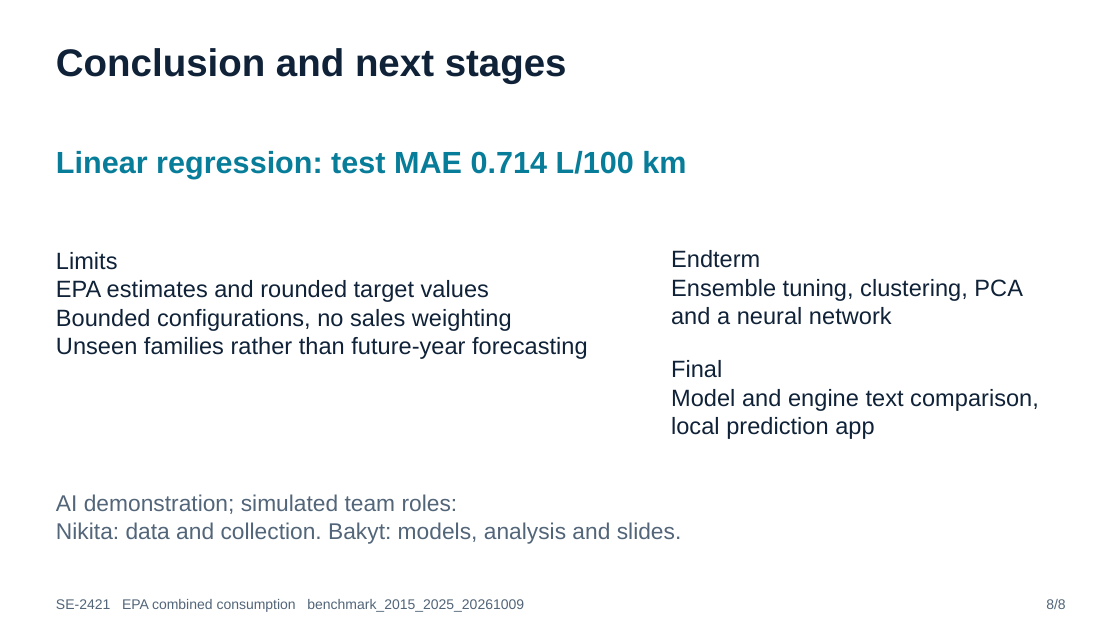
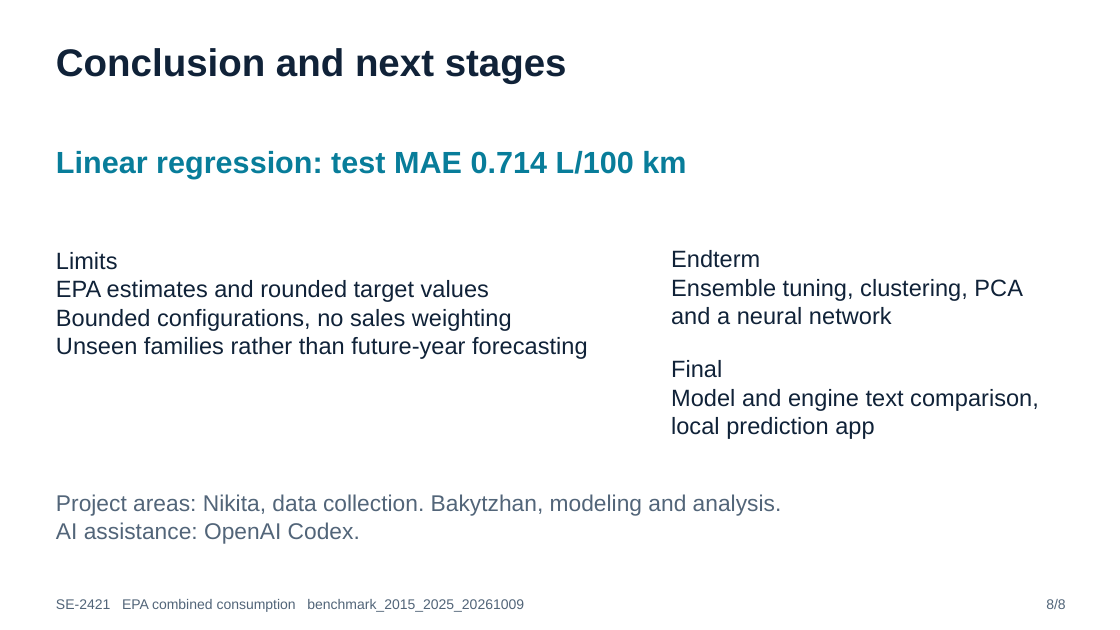
Before and after one commit to Nikeka-git/epa-fuel-consumption-se2421, a slide deck: slide 8 of reports/slides/midterm_v1.pptx. Drawn at 1120x630 pixels with LibreOffice and Linux fonts; fonts in the diff are those of the drawing. Boxes give left, top, right and bottom in pixels: in the first picture for what was removed or moved away, otherwise in the second. Text is boxed around its words. In the diff, an @@ line names an element or a change of style, - is before the commit and + after.

Commit message:
Polish project documentation and presentation for portfolio publication

```diff
--- a/reports/slides/midterm_v1.pptx
+++ b/reports/slides/midterm_v1.pptx
@@ text at (56,494,782,544): text changed @@
-AI demonstration; simulated team roles:
-Nikita: data and collection. Bakyt: models, analysis and slides.
+Project areas: Nikita, data collection. Bakytzhan, modeling and analysis.
+AI assistance: OpenAI Codex.
```
Also in this commit, not shown: 33 other files.
